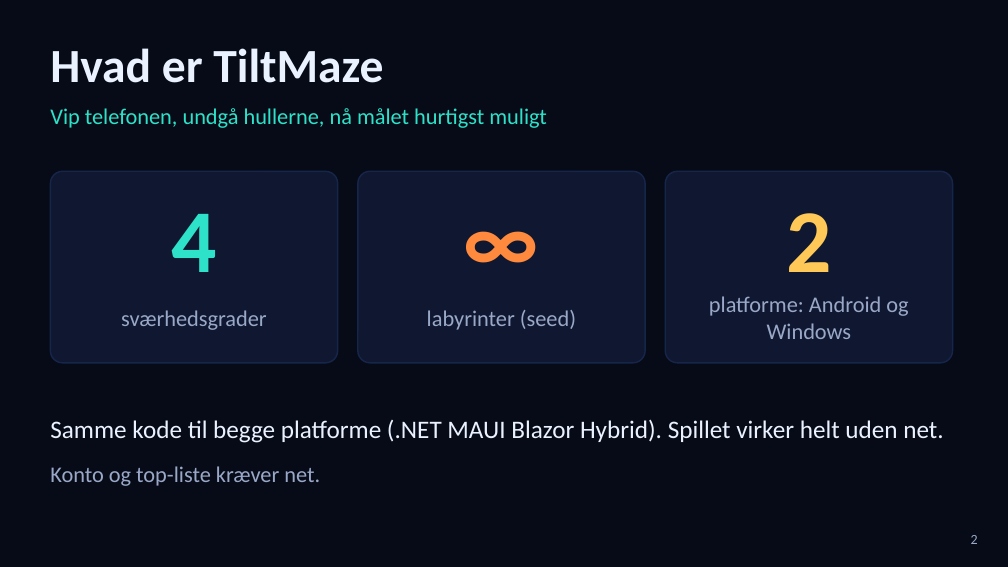
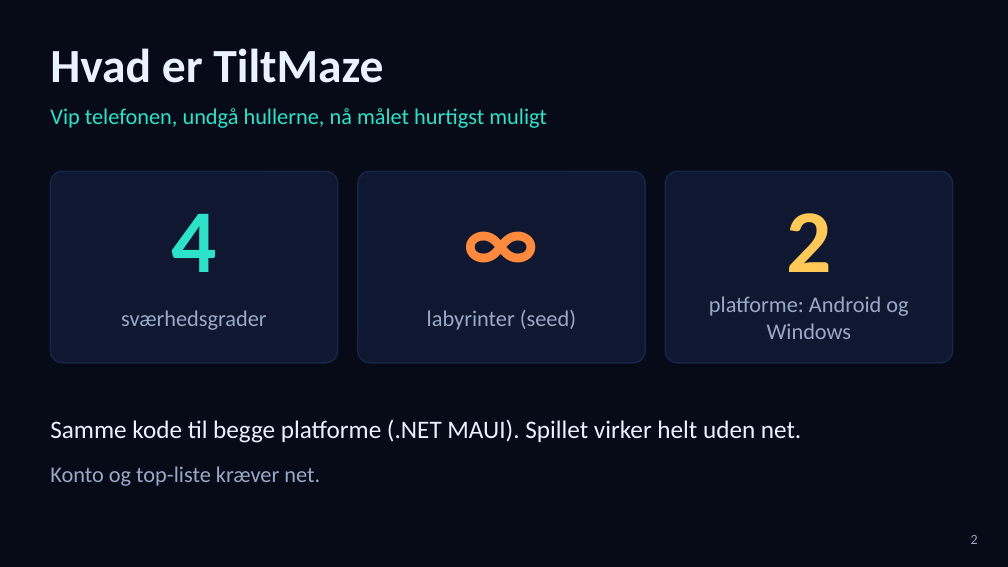
Before and after one commit to RedSkia/TiltMaze, a slide deck: slide 2 of docs/TiltMaze.pptx. Drawn at 1008x567 pixels with LibreOffice and Linux fonts; fonts in the diff are those of the drawing. Boxes give left, top, right and bottom in pixels: in the first picture for what was removed or moved away, otherwise in the second. Text is boxed around its words. In the diff, an @@ line names an element or a change of style, - is before the commit and + after.

```diff
--- a/docs/TiltMaze.pptx
+++ b/docs/TiltMaze.pptx
@@ text at box(50, 420, 801, 443): text changed @@
-Samme kode til begge platforme (.NET MAUI Blazor Hybrid). Spillet virker helt uden net.
+Samme kode til begge platforme (.NET MAUI). Spillet virker helt uden net.
```
Also in this commit, not shown: 10 other slides changed, 1 slide removed, 2 other files.
